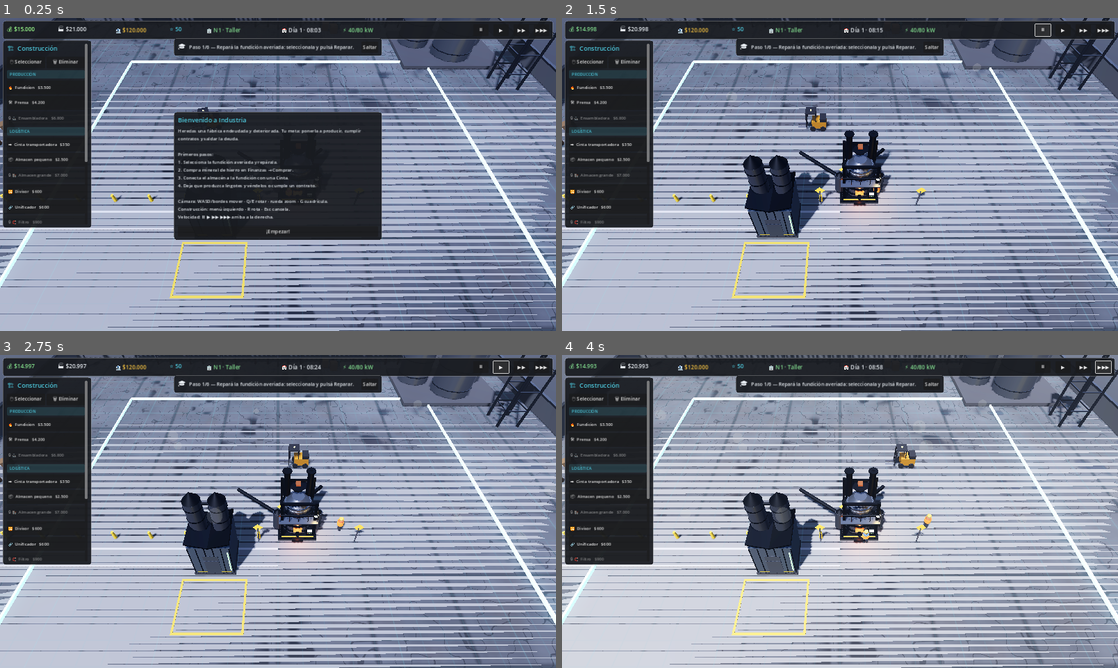
Above: before the commit, frames 1-4 (two rows, left to right).
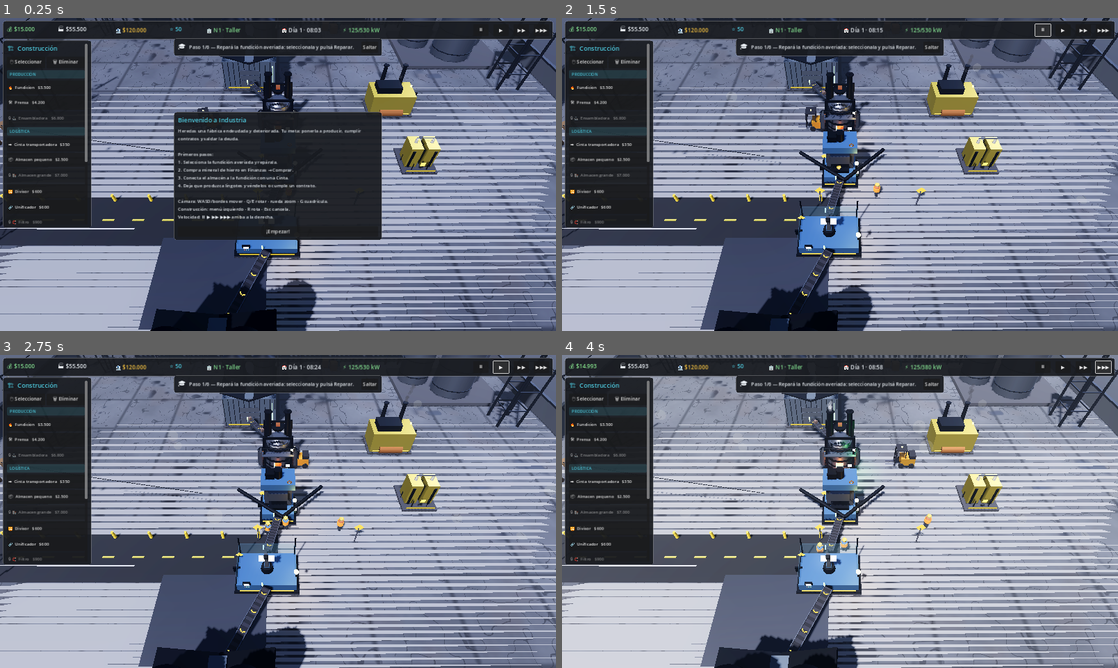
Above: after the commit, the same moments.

Repository: luckyvalentinaguirre-bot/Industria
Game: Godot game, scene res://scenes/main/main.tscn
Same seed, same stepped clock (60 frames per second), same inputs: the game is played once before the commit and once after it.
Inputs:
- Up to frame 1 (0.25 s): no input
- Up to frame 2 (1.5 s): click "¡Empezar!" at 0.5 s; click "⏸" at 1.25 s
- Up to frame 3 (2.75 s): click "▶" at 2 s
- Up to frame 4 (4 s): click "▶▶" at 2.75 s; click "▶▶▶" at 3.5 s

The runs differ from the first frame. In frame 1, 16% of the frame differs, in the area x 0-100%, y 0-100%; in frame 2, 22%; in frame 3, 22%; in frame 4, 21%.

Commit message:
Revisión visual: grid oculto, composición de fábrica y línea eléctrica/carretera
Ataca las 5 prioridades de la revisión crítica (sin mecánicas nuevas).

- Grid ya NO es protagonista: oculto en juego normal (idle intensity 0) y el
  marco del terreno sólo aparece al construir; se ve claramente al colocar.
- Composición: el escenario inicial deja de ser una máquina suelta y pasa a ser
  una LÍNEA DE PRODUCCIÓN heredada y deteriorada — almacén → fundición → prensa
  → ensambladora → almacén, conectada por cintas, con generador y subestación
  propios y recetas encadenadas (hierro→lingote→placa→pieza). Se lee como una
  fábrica desde el primer segundo; la fundición arranca averiada (tutorial).
- Infraestructura conectada (no decoración suelta): carretera de asfalto con
  línea central desde el portón a la zona de carga, placa metálica de la zona de
  carga, y línea eléctrica de torres de celosía con cables que cruzan el patio
  y bajan hacia la subestación de la fábrica.

Verificado: import limpio, escena principal sin errores/solapes y smoke test
32/32 PASS.

Co-Authored-By: Claude Opus 4.8 <noreply@anthropic.com>
Claude-Session: https://claude.ai/code/session_01ETPkQhicRLbwGdXtkPoigV

Diff:
--- a/scripts/world/build_grid.gd
+++ b/scripts/world/build_grid.gd
@@ -19,7 +19,7 @@
 @export var line_color: Color = Color(0.35, 0.75, 0.85, 0.35)
 @export var major_line_color: Color = Color(0.45, 0.9, 1.0, 0.55)
 
-const IDLE_INTENSITY := 0.28
+const IDLE_INTENSITY := 0.0    # oculto salvo al construir: la fábrica es protagonista
 const BUILD_INTENSITY := 1.0
 
 var _occupied: Dictionary = {}          # Vector2i -> bool
@@ -36,6 +36,8 @@
 	grid_size = GameState.grid_size
 	_build_visual()
 	_build_border()
+	if _border:
+		_border.visible = false   # el marco del terreno sólo se ve al construir
 	EventBus.grid_visibility_changed.connect(_on_grid_visibility_changed)
 	EventBus.build_mode_changed.connect(_on_build_mode)
 	set_process(true)
@@ -54,6 +56,8 @@
 func set_build_active(active: bool) -> void:
 	_build_active = active
 	_target_intensity = BUILD_INTENSITY if active else IDLE_INTENSITY
+	if _border:
+		_border.visible = active
 	if active:
 		_refresh_occupancy_overlay()
 	elif _occ_overlay:
--- a/scripts/world/world_manager.gd
+++ b/scripts/world/world_manager.gd
@@ -69,18 +69,53 @@
 
 ## Fábrica deteriorada de partida: un almacén y una fundición vieja averiada.
 func _setup_initial_scenario() -> void:
-	# Almacén central para almacenar materia prima y productos.
-	var store: Building = GameManager.buildings.create_building("small_storage", Vector2i(16, 22))
-	GameManager.grid.occupy_area(store.grid_origin, store.grid_size, store.uid)
-
-	# Una fundición vieja (deteriorada) que el jugador deberá reparar.
-	var smelter: Machine = GameManager.machines.create_machine("smelter", Vector2i(20, 20))
-	GameManager.grid.occupy_area(smelter.grid_origin, smelter.grid_size, smelter.uid)
+	# Fábrica HEREDADA y deteriorada, ya compuesta como una LÍNEA DE PRODUCCIÓN
+	# (spec §2/§16): almacén → fundición → prensa → ensambladora → almacén, con
+	# cintas conectándolas y su propia energía. Se lee como una fábrica desde el
+	# primer segundo; el jugador la revive (repara la fundición) y la mejora.
+	var g := GameManager.grid
+
+	# Eje central de la línea (columna X ~= centro del terreno construible).
+	var raw: Building = _place_building("large_storage", Vector2i(16, 8))     # materia prima (fondo)
+	var smelter: Machine = _place_machine("smelter", Vector2i(19, 15))
+	var press: Machine = _place_machine("press", Vector2i(19, 19))
+	var assembler: Machine = _place_machine("assembler", Vector2i(18, 23))
+	var out_store: Building = _place_building("large_storage", Vector2i(16, 28))  # productos (frente)
+
+	# Energía propia a un lado.
+	var gen: Building = _place_building("generator", Vector2i(26, 13))
+	var sub: Building = _place_building("substation", Vector2i(27, 18))
+
+	# Recetas de la cadena hierro → lingote → placa → pieza metálica.
+	smelter.set_recipe("smelt_iron")
+	press.set_recipe("press_plate")
+	assembler.set_recipe("assemble_metal_piece")
+
+	# La fundición está deteriorada (el jugador la reparará: paso 1 del tutorial).
 	smelter.set_condition(35.0)
 
-	# Algo de materia prima inicial para empezar a producir.
-	GameManager.storage.deposit("iron_ore", 60)
-	GameManager.storage.deposit("fuel", 40)
+	# Cintas gratis que enlazan la línea (transporte visible entre estaciones).
+	var t := GameManager.transport
+	t.create_conveyor(raw, smelter, false)
+	t.create_conveyor(smelter, press, false)
+	t.create_conveyor(press, assembler, false)
+	t.create_conveyor(assembler, out_store, false)
+
+	# Materia prima inicial y combustible para el generador.
+	GameManager.storage.deposit("iron_ore", 120)
+	GameManager.storage.deposit("fuel", 80)
+
+## Coloca una máquina del escenario y ocupa su área en el grid.
+func _place_machine(id: String, origin: Vector2i) -> Machine:
+	var m: Machine = GameManager.machines.create_machine(id, origin)
+	GameManager.grid.occupy_area(m.grid_origin, m.grid_size, m.uid)
+	return m
+
+## Coloca un edificio del escenario y ocupa su área en el grid.
+func _place_building(id: String, origin: Vector2i) -> Building:
+	var b: Building = GameManager.buildings.create_building(id, origin)
+	GameManager.grid.occupy_area(b.grid_origin, b.grid_size, b.uid)
+	return b
 
 func _unhandled_input(event: InputEvent) -> void:
 	if event.is_action_pressed("toggle_grid"):
@@ -294,6 +329,8 @@
 
 	# Ambientación industrial diseñada (infraestructura con intención).
 	_setup_ambient(props, ext)
+	# Carretera de acceso + línea eléctrica que alimenta la fábrica.
+	_setup_infrastructure(props, ext)
 
 	# Horizonte industrial de fondo (más allá del muro) para dar profundidad.
 	_setup_skyline(props, ext)
@@ -399,6 +436,67 @@
 	# Luz de advertencia roja en la cima.
 	var warn := IndKit.emissive(Color(0.95, 0.15, 0.1), 2.5)
 	IndKit.cyl(node, 0.25, 0.25, 0.4, Vector3(0, h + 0.4, 0), warn)
+
+func _setup_infrastructure(parent: Node3D, ext: float) -> void:
+	# Carretera de asfalto desde el portón oeste hasta el centro (zona de carga).
+	var asphalt := _simple(Color(0.11, 0.11, 0.12), 0.85, 0.0)
+	var road := MeshInstance3D.new()
+	var rbm := BoxMesh.new()
+	rbm.size = Vector3(ext, 0.05, 5.5)
+	road.mesh = rbm
+	road.position = Vector3(-ext * 0.5, 0.03, 6)
+	road.material_override = asphalt
+	road.cast_shadow = GeometryInstance3D.SHADOW_CASTING_SETTING_OFF
+	parent.add_child(road)
+	# Línea discontinua central de la carretera.
+	var line := _simple(Color(0.8, 0.75, 0.2), 0.7, 0.0)
+	for i in range(int(ext / 3.0)):
+		IndKit.box(parent, Vector3(1.2, 0.03, 0.18), Vector3(-ext + 2 + i * 3.0, 0.06, 6), line)
+
+	# Placa metálica de la zona de carga (superficie distinta) junto al frente.
+	var plate := _simple(Color(0.3, 0.31, 0.34), 0.5, 0.7)
+	IndKit.box(parent, Vector3(10, 0.06, 8), Vector3(-6, 0.05, 12), plate)
+
+	# Línea eléctrica: torres de celosía con cables que cruzan hacia la fábrica.
+	var prev_top := Vector3.ZERO
+	var have_prev := false
+	for i in range(4):
+		var z := lerpf(-ext + 6, ext - 6, float(i) / 3.0)
+		var base := Vector3(-ext + 9, 0, z)
+		var top := _pylon(parent, base)
+		if have_prev:
+			# Cables entre torres (dos conductores).
+			IndKit.cable(parent, prev_top + Vector3(0, 0, -0.9), top + Vector3(0, 0, -0.9), IndKit.dark_metal())
+			IndKit.cable(parent, prev_top + Vector3(0, 0, 0.9), top + Vector3(0, 0, 0.9), IndKit.dark_metal())
+		prev_top = top
+		have_prev = true
+	# Bajante de servicio desde la torre central hacia la subestación de la fábrica.
+	IndKit.cable(parent, Vector3(-ext + 9, 8.5, 0), Vector3(-8, 3.0, 0), IndKit.dark_metal())
+
+func _pylon(parent: Node3D, base: Vector3) -> Vector3:
+	var node := Node3D.new()
+	node.position = base
+	parent.add_child(node)
+	var dark := IndKit.dark_metal()
+	var h := 10.0
+	# Cuatro patas convergentes.
+	for sx in [-1, 1]:
+		for sz in [-1, 1]:
+			var leg := IndKit.cyl(node, 0.08, 0.14, h, Vector3(sx * 1.2, h * 0.5, sz * 1.2), dark)
+			leg.rotation_degrees = Vector3(sz * 6.0, 0, -sx * 6.0)
+	# Arriostramientos.
+	for k in range(4):
+		var y := 2.0 + k * 2.2
+		var s: float = lerpf(1.1, 0.5, float(k) / 3.0)
+		IndKit.box(node, Vector3(s * 2.0, 0.08, 0.08), Vector3(0, y, s * 1.0), dark)
+		IndKit.box(node, Vector3(s * 2.0, 0.08, 0.08), Vector3(0, y, -s * 1.0), dark)
+		IndKit.box(node, Vector3(0.08, 0.08, s * 2.0), Vector3(s * 1.0, y, 0), dark)
+		IndKit.box(node, Vector3(0.08, 0.08, s * 2.0), Vector3(-s * 1.0, y, 0), dark)
+	# Cruceta con aisladores.
+	IndKit.box(node, Vector3(0.1, 0.1, 3.2), Vector3(0, h, 0), dark)
+	for sz in [-1, 1]:
+		IndKit.cyl(node, 0.05, 0.05, 0.4, Vector3(0, h - 0.3, sz * 0.9), IndKit.emissive(Color(0.8, 0.78, 0.7), 0.2))
+	return base + Vector3(0, h, 0)
 
 func _setup_skyline(parent: Node3D, ext: float) -> void:
 	var mat_far := _simple(Color(0.22, 0.24, 0.3), 0.9, 0.1)
